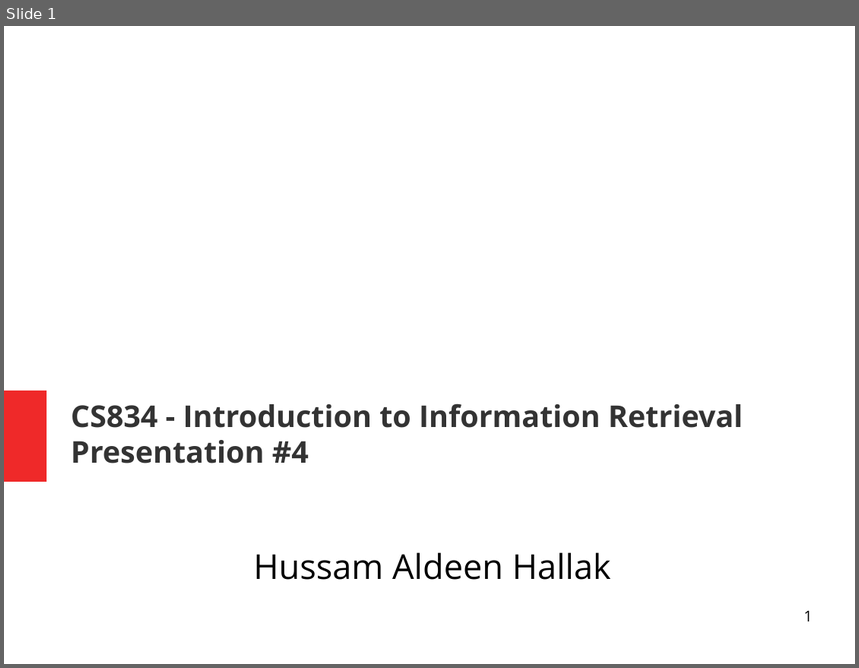
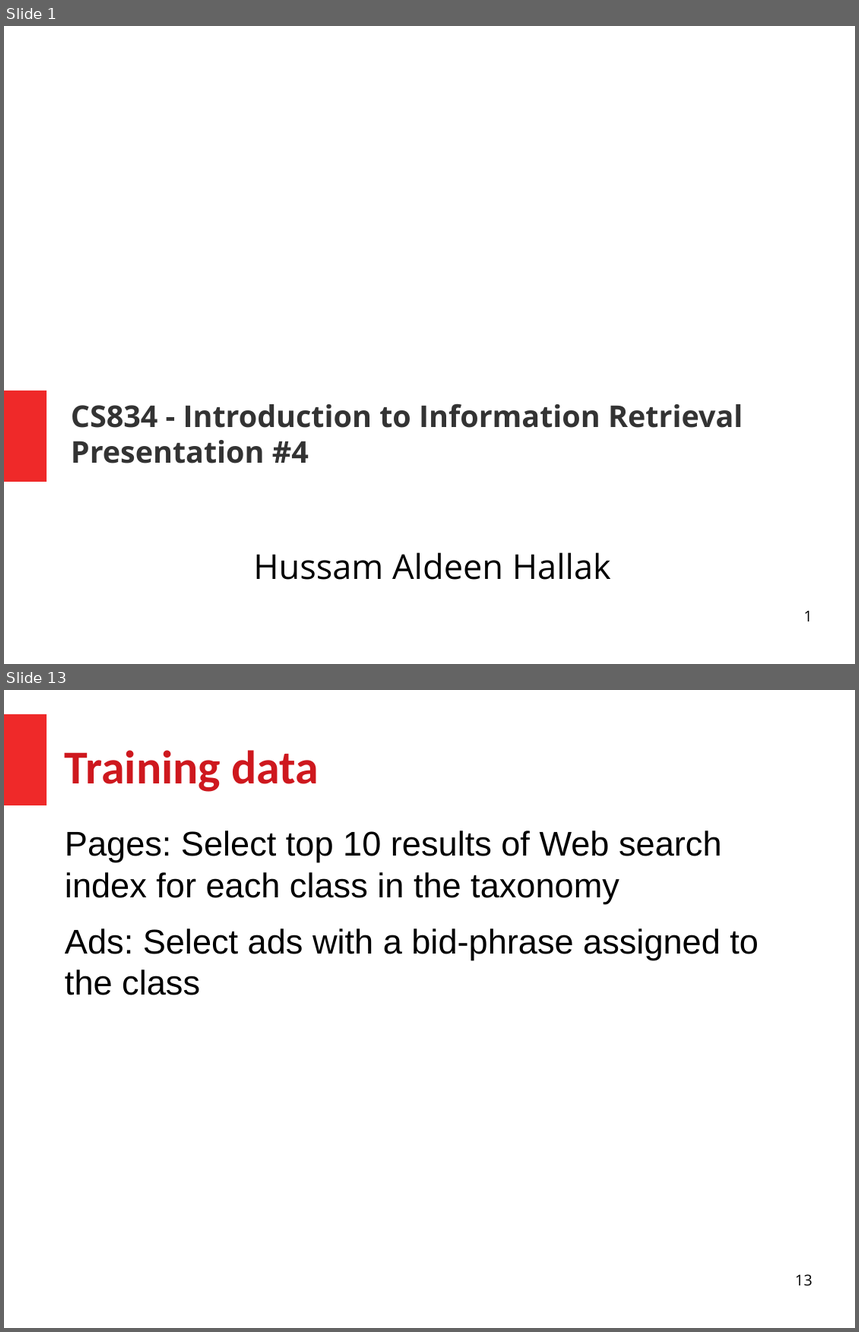
Before and after one commit to HussamHallak/cs834-f17, a slide deck: assignments/P4/P4.odp. Shown one above the other, each under a label of ours: slide 1 before the commit, slides 1 and 13 after it; the slides between them are not shown. The pictures are 859x668 and 859x1332 pixels, drawn with LibreOffice and Linux fonts; fonts in the diff are those of the drawing. Boxes give left, top, right and bottom in pixels: in the first picture for what was removed or moved away, otherwise in the second. Text is boxed around its words. In the diff, an @@ line names an element or a change of style, - is before the commit and + after.

```diff
--- a/assignments/P4/P4.odp
+++ b/assignments/P4/P4.odp
@@ slide 13 added at (4, 690, 855, 1328), background #FFFFFF @@
@@ rectangle added at (4, 714, 47, 805), fill #EF2929 @@
@@ title added at (65, 750, 319, 792), 44 pt, text #CE181E, bold @@
+Training data
@@ text added at (65, 831, 759, 996), 32 pt, text #000000 @@
+Pages: Select top 10 results of Web search index for each class in the taxonomy
+Ads: Select ads with a bid-phrase assigned to the class
@@ page number added at (795, 1274, 813, 1287), 14 pt, text #000000 @@
+13
```
Also in this commit, not shown: 2 slides changed, 42 other slides added, 40 slides removed, 36 other files.
